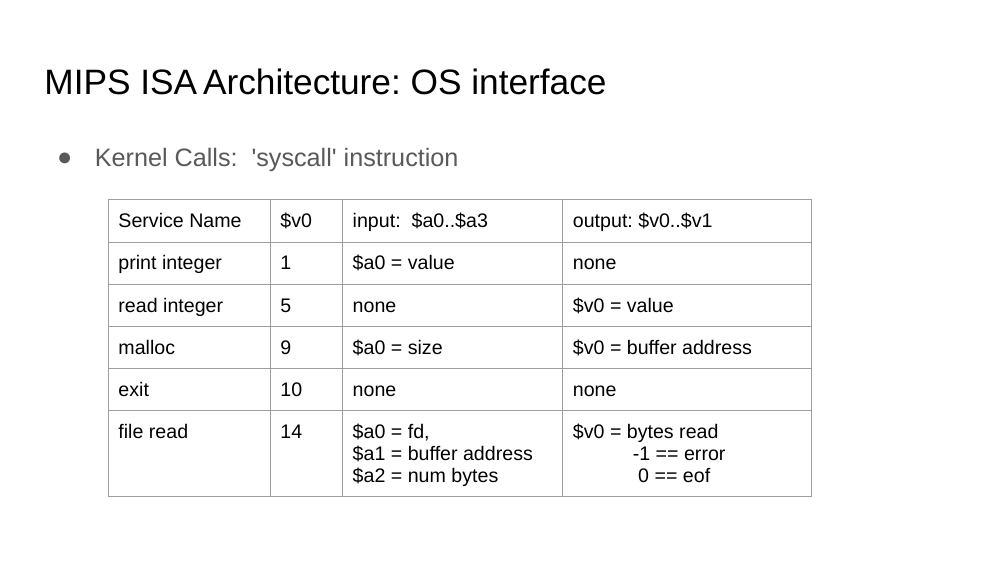
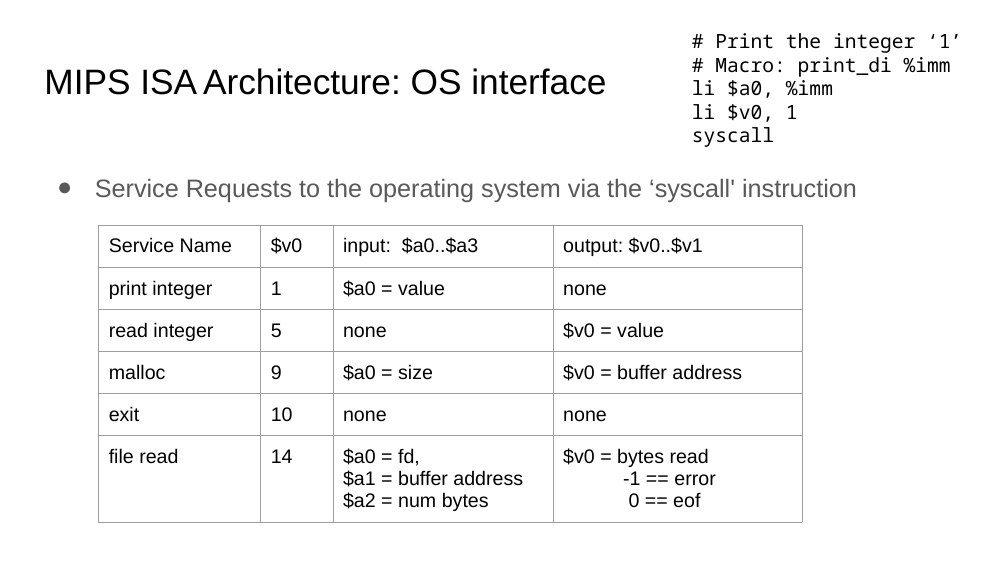
Before and after one commit to sgarcia0206/comp122-f23, a slide deck: slide 12 of models-comp-comm/slide_presentations/.hidden/instruction-set-architecture.pptx (slide 11 before the commit). Drawn at 1008x567 pixels with LibreOffice and Linux fonts; fonts in the diff are those of the drawing. Boxes give left, top, right and bottom in pixels: in the first picture for what was removed or moved away, otherwise in the second. Text is boxed around its words. In the diff, an @@ line names an element or a change of style, - is before the commit and + after.

```diff
--- a/models-comp-comm/slide_presentations/.hidden/instruction-set-architecture.pptx
+++ b/models-comp-comm/slide_presentations/.hidden/instruction-set-architecture.pptx
@@ text added at [692, 33, 962, 147], 14 pt, text #000000 @@
+# Print the integer ‘1’
+# Macro: print_di %imm
+li $a0, %imm
+li $v0, 1
+syscall
@@ text at [95, 178, 857, 202]: text changed @@
-● Kernel Calls: 'syscall' instruction
+● Service Requests to the operating system via the ‘syscall' instruction
@@ table: place and size @@
-table at [109, 200, 812, 509]
+table at [99, 225, 802, 534]
```
Also in this commit, not shown: 3 slides added, 1 slide removed, 4 other files.
